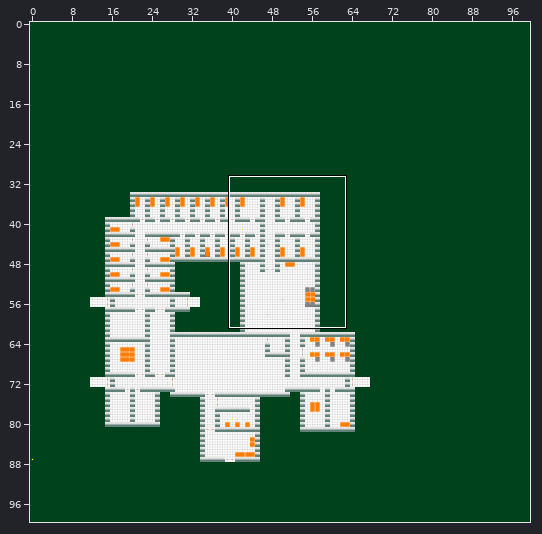
Tiled map, stored at ALPHA TEX/world5beta2.tmx. Above: a wide view before the commit, with the close-up outlined.
Close-up. Old version:
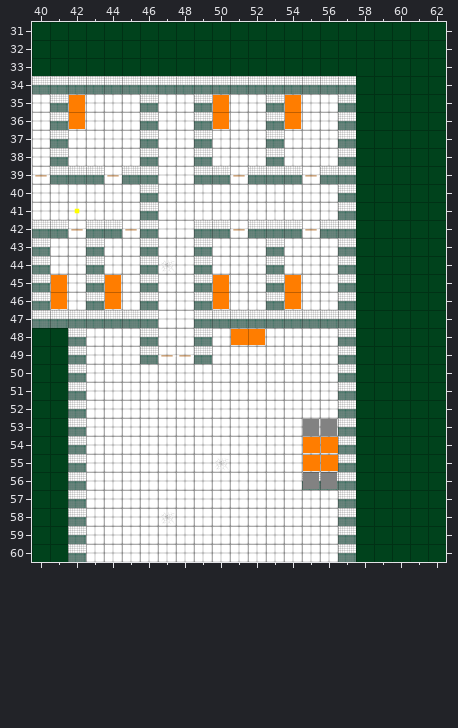
Cells are 64x64 px. Shown: x 40..62, y 31..60. The commit also changed other parts of the map, which this record leaves out.
Now the later version:
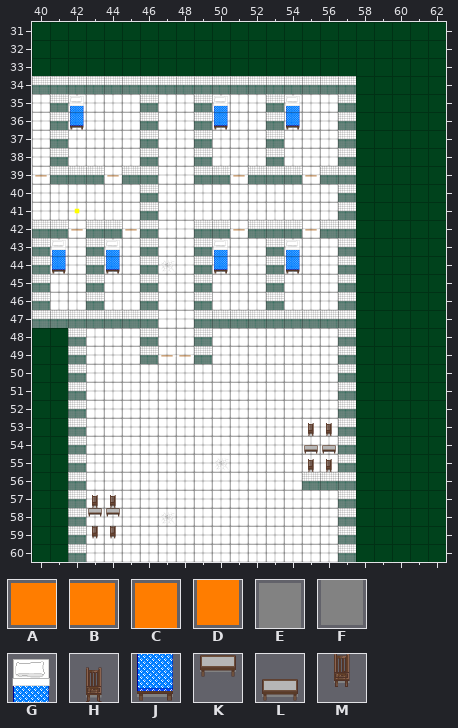
Key: from "alpha_sprite_sheet": A 2, B 3, C 4, D 12, E 13, F 21; from "furniture_sheet": G 0, H 3, J 4, K 5, L 6, M 7.
_ is an empty cell.
Edits made:
Layer "Statiska objekt":
y 35: x 42 C -> G; x 50 C -> G; x 54 C -> G
y 36: x 42 D -> J; x 50 D -> J; x 54 D -> J
y 43: x 41 _ -> G; x 44 _ -> G; x 50 _ -> G; x 54 _ -> G
y 44: x 41 _ -> J; x 44 _ -> J; x 50 _ -> J; x 54 _ -> J
y 45: x 41 C -> _; x 44 C -> _; x 50 C -> _; x 54 C -> _
y 46: x 41 D -> _; x 44 D -> _; x 50 D -> _; x 54 D -> _
y 48: x 51..52 AB -> __
y 53: x 55..56 EE -> HH
y 54: x 55..56 AA -> LL
y 55: x 55..56 AA -> HH
y 56: x 55..56 FF -> __
y 57: x 43..44 __ -> HH
y 58: x 43..44 __ -> KK
y 59: x 43..44 __ -> MM
